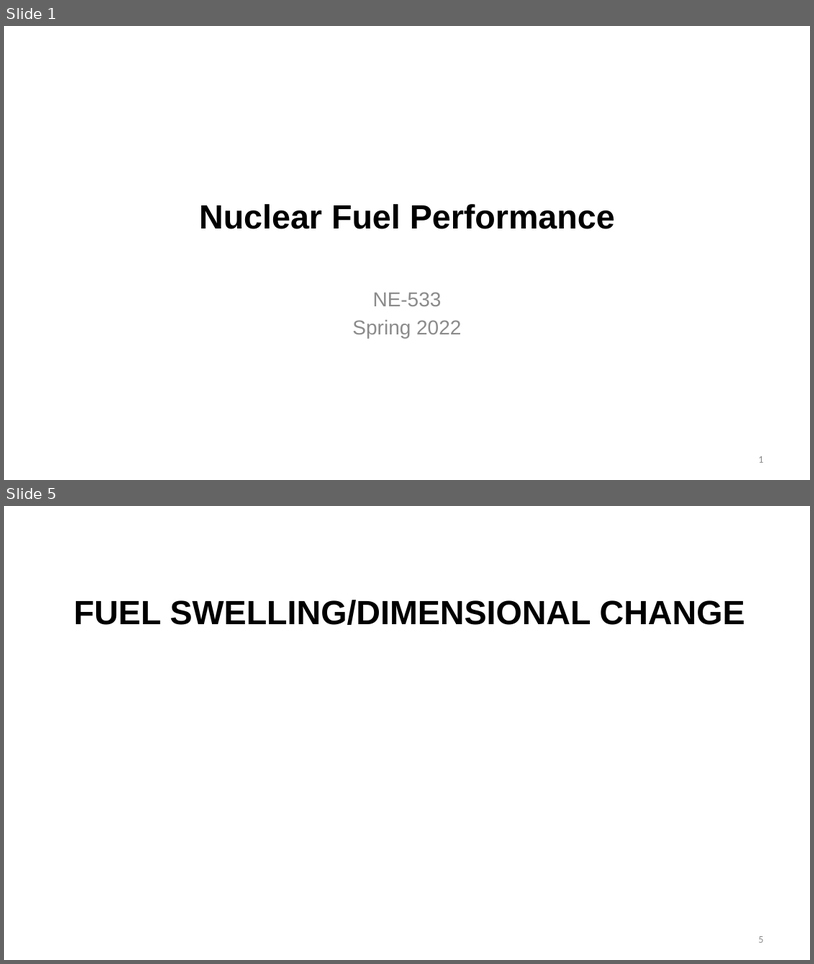
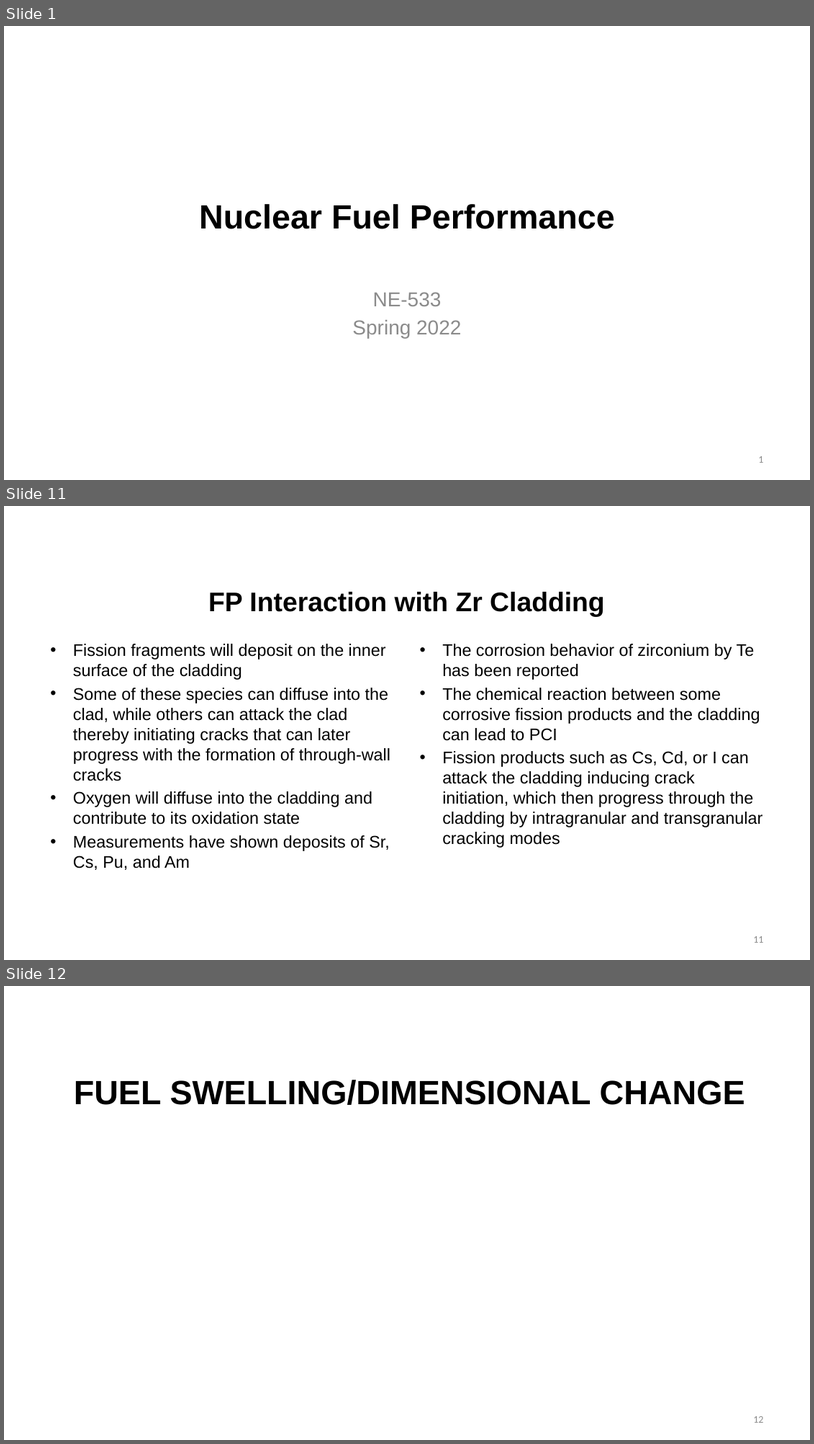
Before and after one commit to benbeeler/TEACHING, a slide deck: Nuclear_Fuel_Performance/NE533_Spring2022/section3/Lec14_swelling.pptx. Shown one above the other, each under a label of ours: slides 1 and 5 before the commit, slides 1, 11 and 12 after it; the slides between them are not shown. The pictures are 814x964 and 814x1444 pixels, drawn with LibreOffice and Linux fonts; fonts in the diff are those of the drawing; background and template pictures are left out. Boxes give left, top, right and bottom in pixels: in the first picture for what was removed or moved away, otherwise in the second. Text is boxed around its words. In the diff, an @@ line names an element or a change of style, - is before the commit and + after.

```diff
--- a/Nuclear_Fuel_Performance/NE533_Spring2022/section3/Lec14_swelling.pptx
+++ b/Nuclear_Fuel_Performance/NE533_Spring2022/section3/Lec14_swelling.pptx
@@ slide 11 added at (4,506,810,960), background #FFFFFF @@
@@ title added at (208,592,605,617), 32 pt, text #000000, bold @@
+FP Interaction with Zr Cladding
@@ text added at (73,644,391,870), 20 pt, text #000000 @@
+• Fission fragments will deposit on the inner surface of the cladding
+• Some of these species can diffuse into the clad, while others can attack the clad thereby initiating cracks that can later progress with the formation of through-wall cracks
+• Oxygen will diffuse into the cladding and contribute to its oxidation state
+• Measurements have shown deposits of Sr, Cs, Pu, and Am
@@ text added at (442,644,764,847), 20 pt, text #000000 @@
+• The corrosion behavior of zirconium by Te has been reported
+• The chemical reaction between some corrosive fission products and the cladding can lead to PCI
+• Fission products such as Cs, Cd, or I can attack the cladding inducing crack initiation, which then progress through the cladding by intragranular and transgranular cracking modes
@@ page number added at (754,936,764,942), 12 pt, text #8C8C8C @@
+11
@@ what was slide 5 is now slide 12 @@
@@ page number at (754,1416,764,1422): text changed @@
-5
+12
```
Also in this commit, not shown: 3 slides changed, 6 other slides added, 25 other files.
